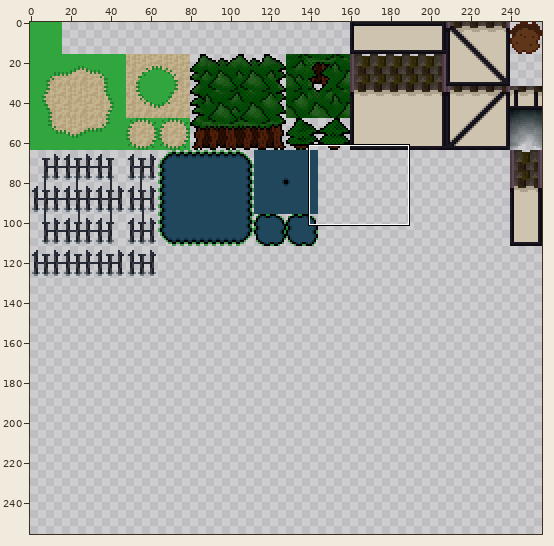
File history of a sprite sheet, src/data/image/6-village.png. The picture above shows the old version from afar; the outline marks the close-up.
Close-up. First the earlier version:
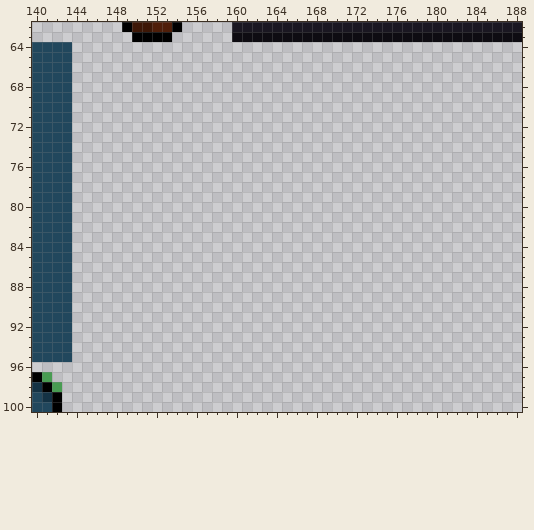
The file is 256x256 pixels. Pixels under 10% opacity are left out. Colours within 5 levels of each other are drawn and written as one. Shown: x 140..188, y 62..100. The commit also changed other parts of the picture, which this record leaves out.
And afterwards:
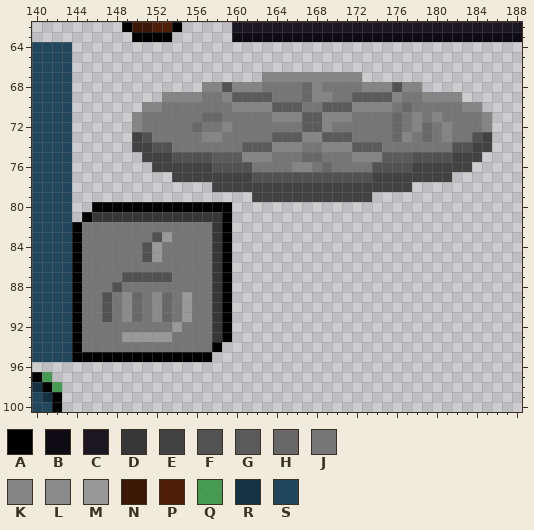
Palette (. is transparent): A #000000  B #0e0c12  C #1a1721  D #373737  E #424242  F #525252  G #5b5b5b  H #686868  J #767676  K #858585  L #8b8b8b  M #999999  N #3d1706  P #4f1e09  Q #279033cc  R #143244  S #21475d
Changes in this commit:
Colour A now appears in row 80 at x 146 to 159; in row 81 at x 145 and 159; in rows 82 to 93 at x 144 and 159; in row 94 at x 144 and 158; in row 95 at x 144 to 157.
Colour D now appears in row 81 at x 146 to 158; in rows 82 to 93 at x 158.
Colour E now appears in row 73 at x 150 and 185; in row 74 at x 150 to 151 and 184 to 185; in row 75 at x 151 to 153 and 182 to 184; in row 76 at x 152 to 157 and 178 to 183; in row 77 at x 154 to 161 and 174 to 181; in row 78 at x 158 to 177.
Colour E now appears in row 79 at x 162 to 173.
Colour F now appears in row 68 at x 159 and 176; in row 73 at x 151 and 184; in row 74 at x 152 to 153 and 182 to 183; in row 75 at x 154 to 157 and 178 to 181; in row 76 at x 158 to 161 and 174 to 177; in row 77 at x 162 to 173.
Colour F now appears in row 83 at x 152; in rows 84 to 85 at x 151; in row 87 at x 149 to 153; in row 88 at x 148; in rows 89 to 91 at x 147.
Colour G now appears in row 69 at x 160 to 163 and 172 to 175; in row 70 at x 164 to 166 and 169 to 171; in rows 71 to 72 at x 167 to 168; in row 73 at x 164 to 166 and 169 to 171; in row 74 at x 161 to 163 and 172 to 174; in row 75 at x 158 to 160 and 175 to 177.
Colour H now appears in rows 68 to 69 at x 167; in row 70 at x 177; in row 71 at x 157 to 158 and 176; in row 72 at x 156, 176 and 179; in row 73 at x 176 and 179; in row 75 at x 167 to 168.
Colour H now appears in row 76 at x 169; in rows 89 to 91 at x 150 and 153.
Colour J now appears in row 68 at x 163 to 166 and 169 to 172; in row 69 at x 157 to 158, 164 to 166, 170 to 171 and 177 to 178; in row 70 at x 153 to 159, 167 to 168, 176 and 178 to 182; in row 71 at x 151 to 156, 159 to 163, 172 to 175, 177, 179 and 181 to 184; in row 72 at x 151 to 155, 157 to 158, 160 to 166, 170 to 175, 177, 180 and 182 to 184; in row 73 at x 152 to 156, 159 to 163, 172 to 175, 178, 180 and 182 to 183.
Colour J now appears in row 74 at x 154 to 160, 167 to 168 and 175 to 181; in row 75 at x 164 to 166 and 169 to 171; in row 76 at x 162 to 165, 168 and 170 to 173; in row 82 at x 145 to 157; in row 83 at x 145 to 151 and 154 to 157; in rows 84 to 85 at x 145 to 150 and 153 to 157.
Colour J now appears in row 86 at x 145 to 157; in row 87 at x 145 to 148 and 154 to 157; in row 88 at x 145 to 147 and 149 to 157; in rows 89 to 91 at x 145 to 146, 148, 151, 154 and 156 to 157; in row 92 at x 145 to 153 and 155 to 157; in row 93 at x 145 to 148 and 154 to 157.
Colour J now appears in row 94 at x 145 to 157.
Colour K now appears in row 67 at x 163 to 172; in row 68 at x 157 to 158, 160 to 162, 168, 173 to 175 and 177 to 178; in row 69 at x 153 to 156, 159, 168 to 169, 176 and 179 to 182; in row 70 at x 151 to 152, 160 to 163, 172 to 175 and 183 to 184; in row 71 at x 150, 164 to 166, 169 to 171, 178, 180 and 185; in row 72 at x 150, 159, 169, 178, 181 and 185.
Colour K now appears in row 73 at x 157 to 158, 167 to 168, 177 and 181; in row 74 at x 164 to 166 and 169 to 171; in row 75 at x 161 to 163 and 172 to 174; in row 76 at x 166 to 167.
Colour L now appears in rows 89 to 91 at x 149 and 152.
Colour M now appears in row 83 at x 153; in rows 84 to 85 at x 152; in rows 89 to 91 at x 155; in row 92 at x 154; in row 93 at x 149 to 153.
Where, in picture pixels (left, top, right, bottom), the same in both close-ups:
added: (72, 72, 492, 362)
